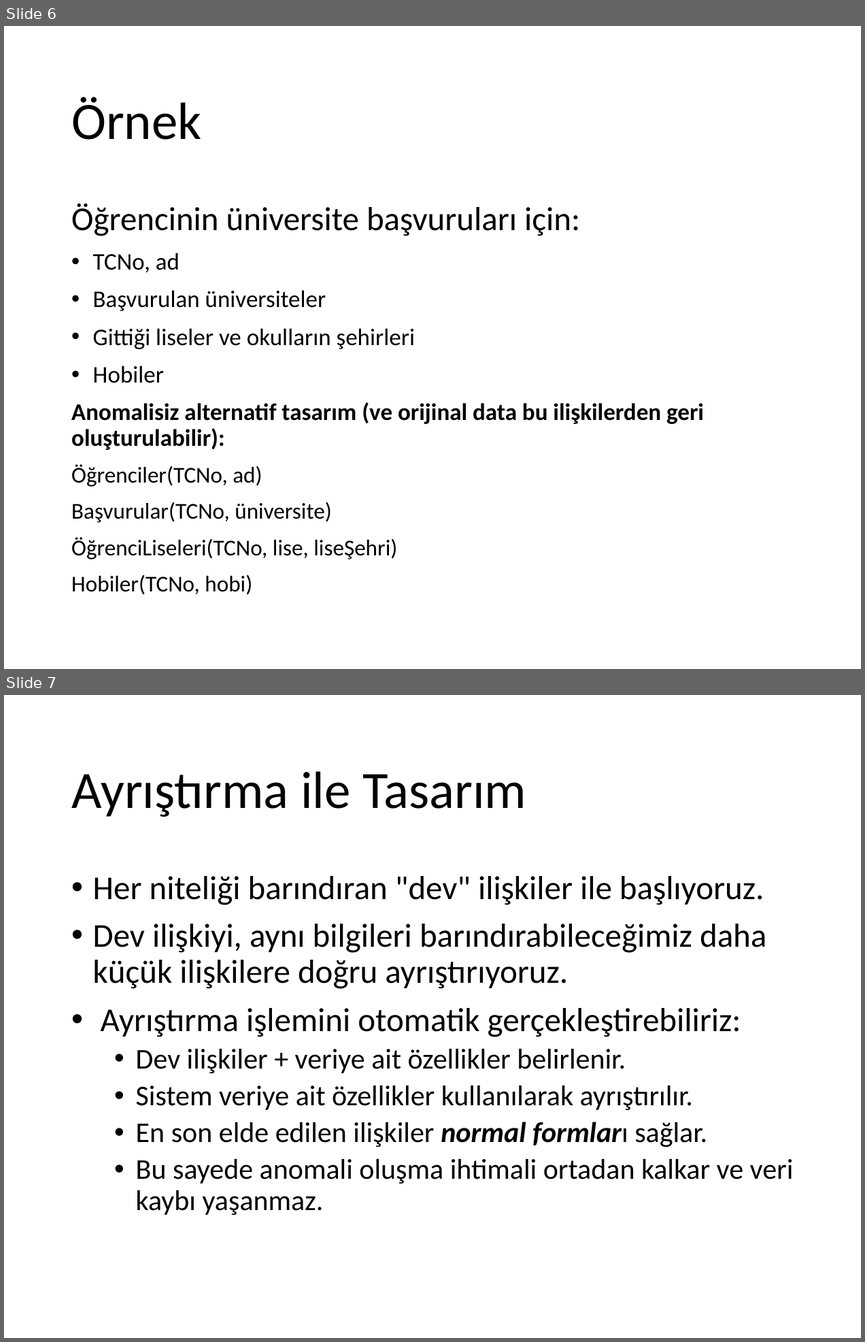
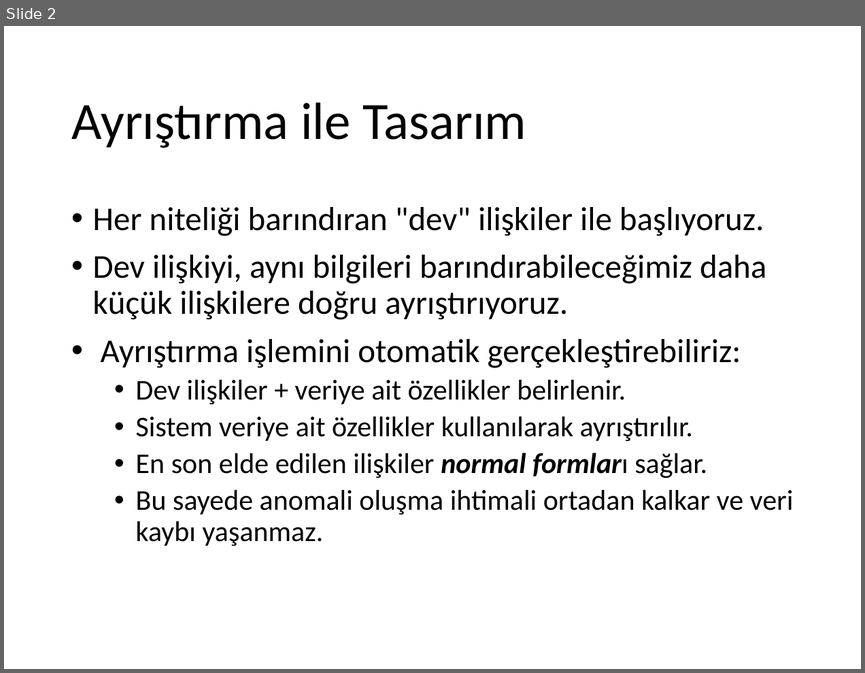
Before and after one commit to ihpar/dbms, a slide deck: Slides/Ders 5.2 Design BCNF.pptx. Shown one above the other, each under a label of ours: slides 6 and 7 before the commit, slide 2 after it. The pictures are 865x1342 and 865x673 pixels, drawn with LibreOffice and Linux fonts; fonts in the diff are those of the drawing. Boxes give left, top, right and bottom in pixels: in the first picture for what was removed or moved away, otherwise in the second. Text is boxed around its words. In the diff, an @@ line names an element or a change of style, - is before the commit and + after.

```diff
--- a/Slides/Ders 5.2 Design BCNF.pptx
+++ b/Slides/Ders 5.2 Design BCNF.pptx
@@ slide 6 removed at (4, 26, 861, 669), background #FFFFFF @@
@@ title removed at (71, 97, 201, 140) @@
-Örnek
@@ text removed at (71, 203, 704, 594) @@
-Öğrencinin üniversite başvuruları için:
-• TCNo, ad
-• Başvurulan üniversiteler
-• Gittiği liseler ve okulların şehirleri
-• Hobiler
-Anomalisiz alternatif tasarım (ve orijinal data bu ilişkilerden geri oluşturulabilir):
-Öğrenciler(TCNo, ad)
-Başvurular(TCNo, üniversite)
-ÖğrenciLiseleri(TCNo, lise, liseŞehri)
-Hobiler(TCNo, hobi)
@@ what was slide 7 is now slide 2 @@
```
Also in this commit, not shown: 1 slide changed, 5 other slides removed, 3 other files.
